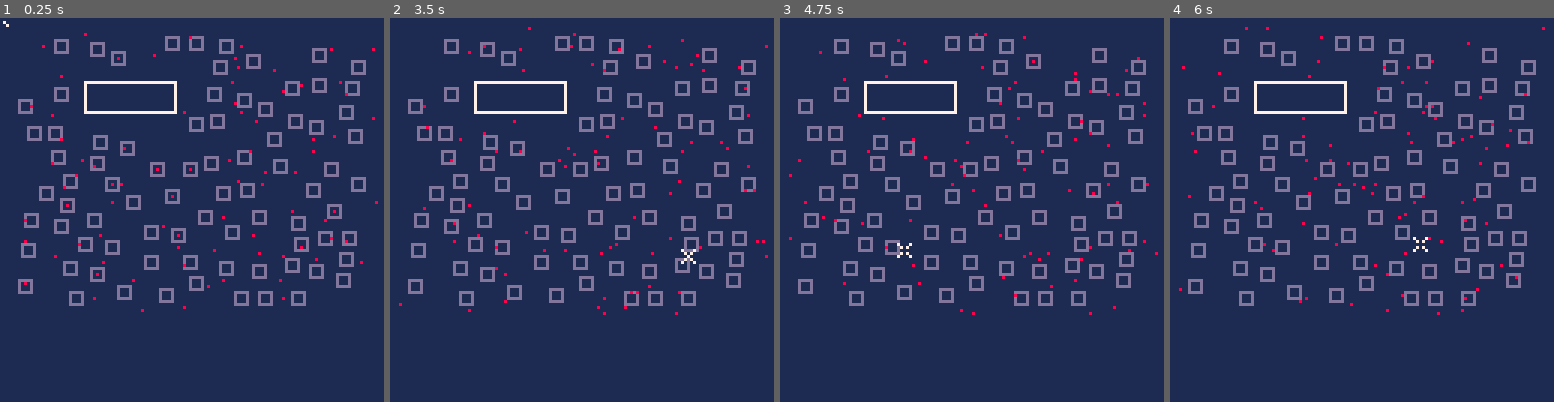
Above: before the commit, frames 1-4 (left to right).
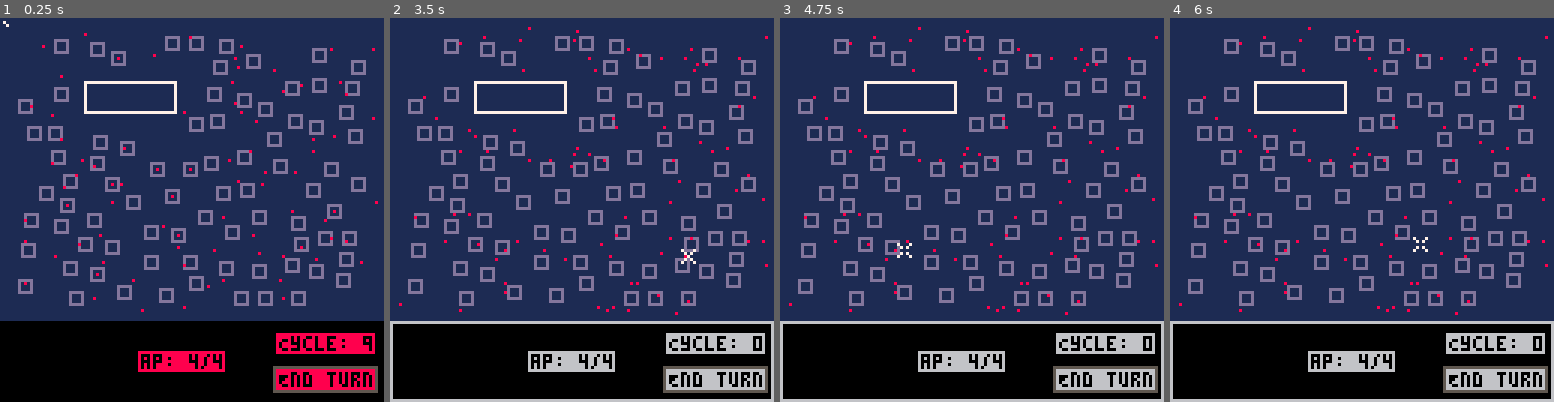
Above: after the commit, the same moments.

Repository: vholmer/capture-and-trace
Game: PICO-8 cartridge code.p8
Two runs of this game, one before a commit and one after it. Both use one fixed random seed, a clock stepped at 60 frames per second and the inputs below.
Inputs (mouse positions are in pixels of both pictures, inside the frame that each line leads up to):
- Up to frame 1 (0.25 s): no input
- Up to frame 2 (3.5 s): click (670, 121) at 0.67 s; click (436, 267) at 1.22 s; click (497, 114) at 1.77 s; click (562, 259) at 2.32 s; click (624, 106) at 2.87 s; click (685, 256) at 3.42 s
- Up to frame 3 (4.75 s): click (841, 102) at 3.97 s; click (902, 248) at 4.52 s
- Up to frame 4 (6 s): click (1354, 94) at 5.07 s; click (1419, 244) at 5.62 s

The runs differ from the first frame. In frame 1, 21% of the frame differs, in the area x 0-100%, y 78-100%; in frame 2, 22%; in frame 3, 22%, in the area x 0-100%, y 2-100%; in frame 4, 22%.

Commit message:
Feature/turns (#7)
* turns basic functionality

* added mouse over color change for end turn

* changed to endturn

Diff:
--- a/code.p8
+++ b/code.p8
@@ -15,6 +15,11 @@
 hit_distance = 3
 home_size = 4
 home_radius = home_size \ 2
+time_cycle = 100
+in_cycle = true
+max_ap = 4
+curr_ap = 4
+et_mouse_over = false
 
 function _init()
 	local n = 100
@@ -25,18 +30,128 @@
 end
 
 function _update()
-	foreach(agents, act)
-	user_input()
+	if time_cycle <= 0 then
+		in_cycle = false
+	end
+	if in_cycle then
+		foreach(agents, act)
+	else
+		user_input()
+	end
+	if time_cycle > 0 then
+		time_cycle -= 1
+	end
 end
 
 function _draw()
 	cls(1)
+	rectfill(0, 101, 127, 127, 0)
+	if not in_cycle then
+		rect(0, 101, 127, 127, 6)
+	end
 	foreach(agents, draw_home)
 	foreach(agents, draw_agent)
 	draw_hall()
+	draw_endturn()
+	draw_cycle()
+	draw_ap()
 	draw_mouse()
 	--print("CPU: " .. stat(1), 0, 0, 7)
 	--print("MEM: " .. stat(0), 0, 6, 7)
+end
+
+function draw_ap()
+	ap_top_left_x = 46
+	ap_top_left_y = 111
+	ap_bot_right_x = ap_top_left_x + 28
+	ap_bot_right_y = ap_top_left_y + 6
+
+	if in_cycle then
+		color = 8
+	else
+		color = 6
+	end
+
+	rectfill(
+		ap_top_left_x,
+		ap_top_left_y,
+		ap_bot_right_x,
+		ap_bot_right_y,
+		color
+	)
+
+	print(
+		"ap: " .. curr_ap .. "/" .. max_ap,
+		ap_top_left_x + 1,
+		ap_top_left_y + 1,
+		0
+	)
+end
+
+function draw_cycle()
+	cycle_top_right_x = 124
+	cycle_top_right_y = 105
+	cycle_bot_left_x = cycle_top_right_x - 32
+	cycle_bot_left_y = cycle_top_right_y + 6
+
+	if in_cycle then
+		color = 8
+	else
+		color = 6
+	end
+
+	rectfill(
+		cycle_top_right_x,
+		cycle_top_right_y,
+		cycle_bot_left_x,
+		cycle_bot_left_y,
+		color
+	)
+
+	print(
+		"Cycle: " .. time_cycle \ 10,
+		cycle_top_right_x - 31,
+		cycle_top_right_y + 1,
+		0
+	)
+end
+
+function draw_endturn()
+	end_turn_bot_right_y = 123 -- 109
+	end_turn_bot_right_x = 124 -- 34
+	end_turn_top_left_x = end_turn_bot_right_x - 32
+	end_turn_top_left_y = end_turn_bot_right_y - 6
+
+	if et_mouse_over then
+		color = 3
+	elseif in_cycle then
+		color = 8
+	else
+		color = 6
+	end
+
+	rectfill(
+		end_turn_top_left_x,
+		end_turn_top_left_y,
+		end_turn_bot_right_x,
+		end_turn_bot_right_y,
+		color
+	)
+
+	rect(
+		end_turn_top_left_x - 1,
+		end_turn_top_left_y - 1,
+		end_turn_bot_right_x + 1,
+		end_turn_bot_right_y + 1,
+		5
+	)
+
+	print(
+		"End turn",
+		end_turn_top_left_x + 1,
+		end_turn_top_left_y + 1,
+		0
+	)
 end
 
 function draw_hall()
@@ -113,28 +228,28 @@
 function user_input()
 	local mouse_x = stat(32)
 	local mouse_y = stat(33)
-	--if stat(34) == 1 then
-	--	for i = 0, hit_distance do
-	--		for j = 0, hit_distance do
-	--			if matrix[mouse_x-i][mouse_y-j] == 1 then
-	--				hit = true
-	--				goto hit_break
-	--			end
-	--		end
-	--	end
-	--	::hit_break::
-	--	if hit then
-	--		for agent in all(agents) do
-	--			if 		abs(agent.x - mouse_x) <= hit_distance
-	--				and abs(agent.y - mouse_y) <= hit_distance
-	--			then
-	--				del(agents, agent)
-	--				matrix[agent.x][agent.y] = 0
-	--				break
-	--			end
-	--		end
-	--	end
-	--end
+
+	if 		mouse_x >= end_turn_top_left_x
+		and mouse_x <= end_turn_bot_right_x
+		and mouse_y >= end_turn_top_left_y
+		and mouse_y <= end_turn_bot_right_y
+	then
+		et_mouse_over = true
+	else
+		et_mouse_over = false
+	end
+
+	if stat(34) == 1 then
+		if 		mouse_x >= end_turn_top_left_x
+			and mouse_x <= end_turn_bot_right_x
+			and mouse_y >= end_turn_top_left_y
+			and mouse_y <= end_turn_bot_right_y
+		then
+			et_mouse_over = false
+			in_cycle = true
+			time_cycle = 100
+		end
+	end
 end
 
 function make_world()
